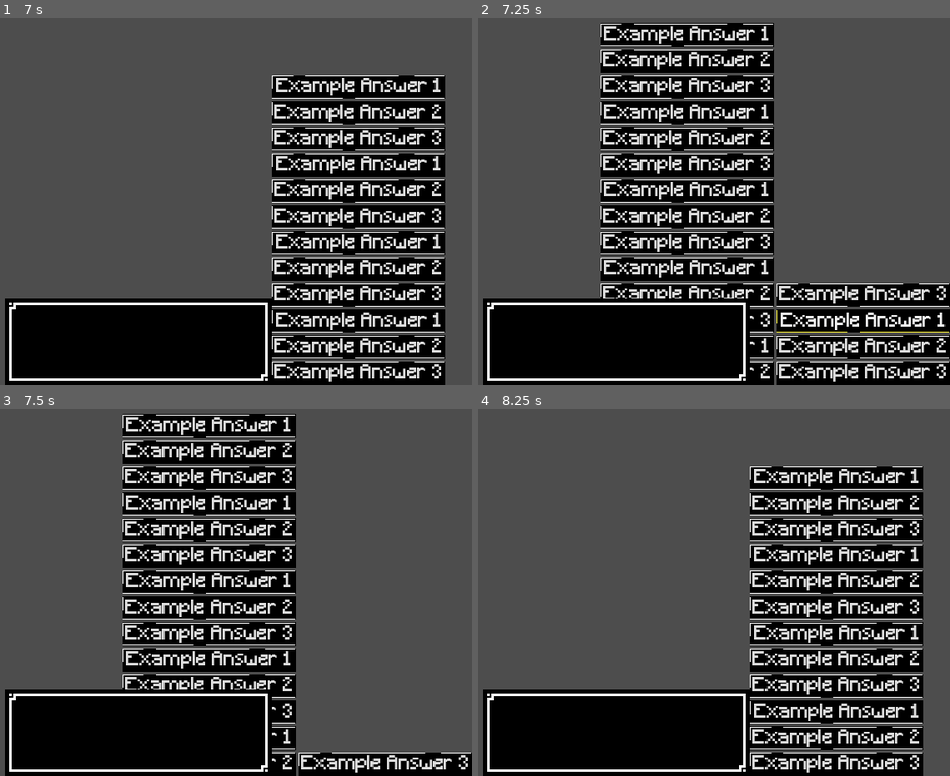
Above: before the commit, frames 1-4 (two rows, left to right).
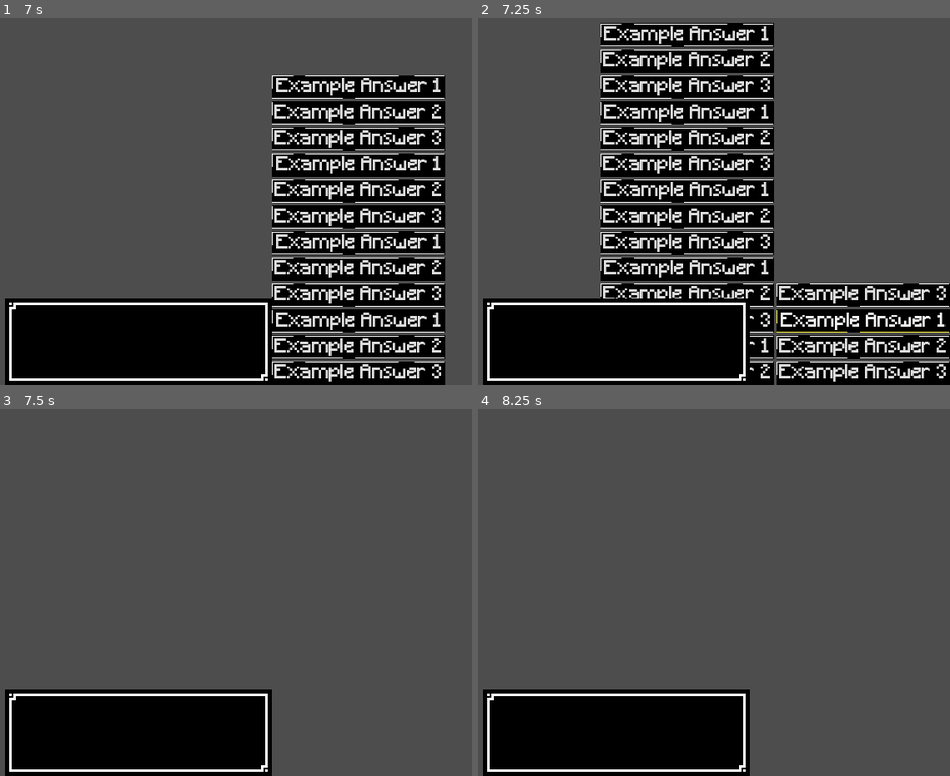
Above: after the commit, the same moments.

Repository: Ch3ster8/Assignment_1
Game: Godot game, scene res://Test.tscn
The game is run twice, just before and just after one commit, with the same random seed, the same clock (stepped at 60 frames per second) and the same inputs.
Inputs (mouse positions are in pixels of both pictures, inside the frame that each line leads up to):
- Up to frame 1 (7 s): tap Enter at 0.5, 2, 3.5 s; tap E (e) at 0.6, 1.35, 2.3, 2.85, 3.6, 4.55, 5.1 s; tap Space (space) at 1.25, 2.1, 2.75, 4.25, 4.35 s; click "Example Answer 1" at 5.75 s; click "Example Answer 1" at 6.5 s
- Up to frame 2 (7.25 s): no input
- Up to frame 3 (7.5 s): click "Example Answer 1" at 7.25 s
- Up to frame 4 (8.25 s): click (685, 453) at 8 s, where only the run before the commit has a clickable "Example Answer 2"

Frames 1-2 are identical in both runs. In frame 3, 28% of the frame differs, in the area x 25-100%, y 1-100%; in frame 4, 28%.

Commit message:
Update Dialogue.gd
Just deleted the dialogue scene when the tree is finished

Diff:
--- a/Script/Dialogue.gd
+++ b/Script/Dialogue.gd
@@ -59,6 +59,7 @@
 				else:
 					await say_line(character, line, line_num, text)
 		prev_line = line
+	dialogue_text.queue_free()
 
 func say_line(character, line, line_num, text):
 	if dialogue_text:
